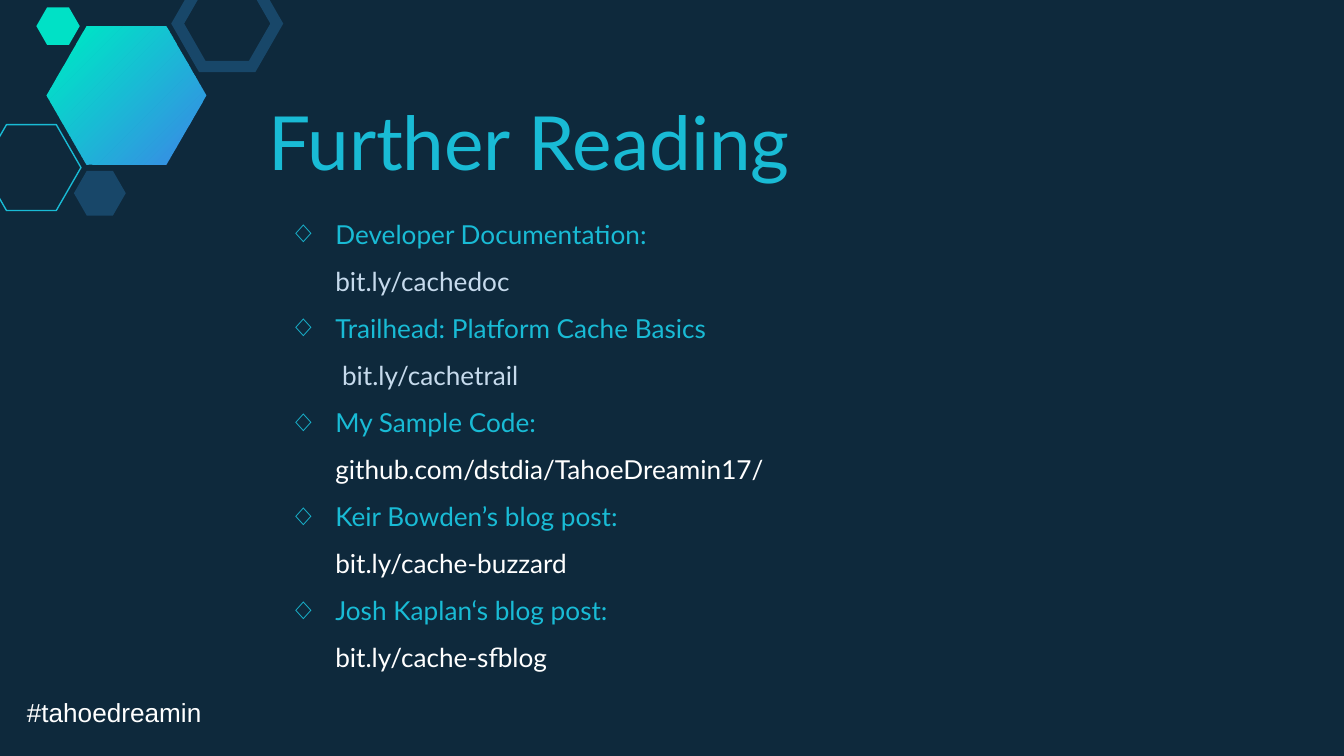
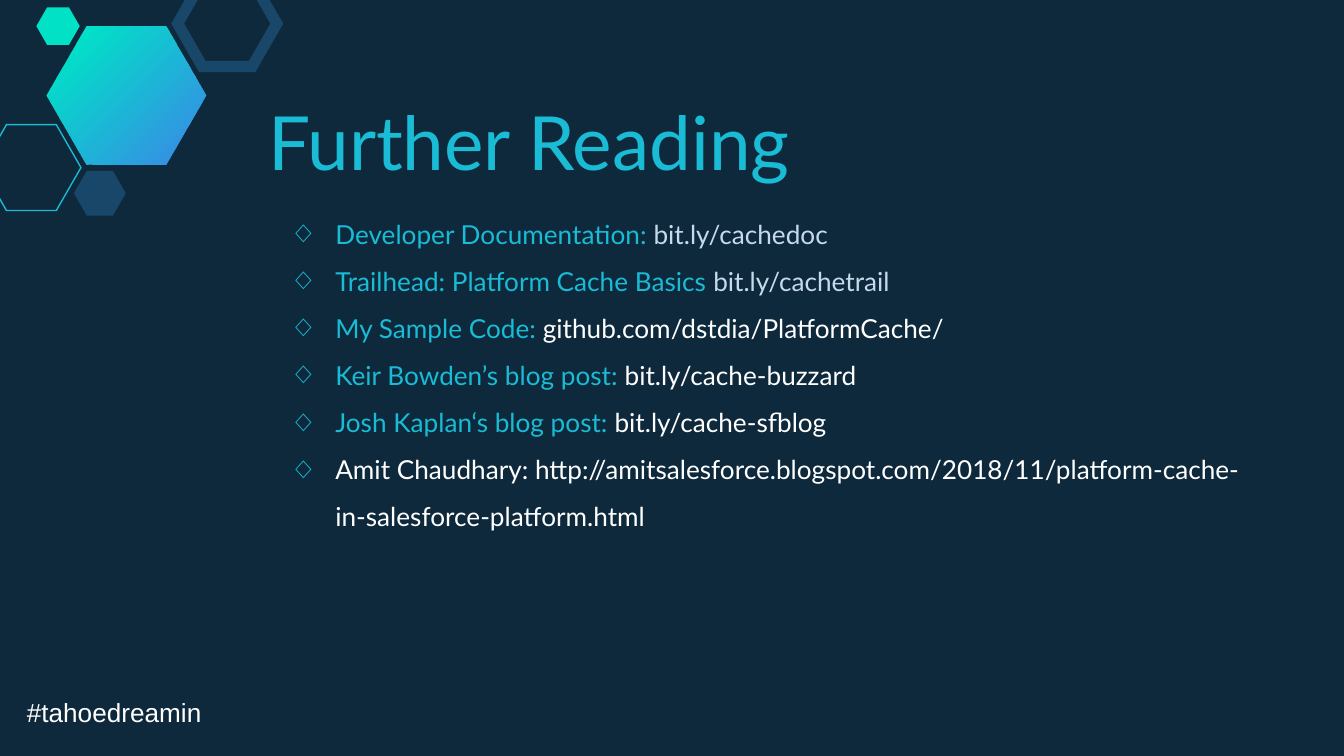
Before and after one commit to dstdia/PlatformCache, a slide deck: slide 28 of Tahoe Dreamin Platform Cache.pptx. Drawn at 1344x756 pixels with LibreOffice and Linux fonts; fonts in the diff are those of the drawing; background and template pictures are left out. Boxes give left, top, right and bottom in pixels: in the first picture for what was removed or moved away, otherwise in the second. Text is boxed around its words. In the diff, an @@ line names an element or a change of style, - is before the commit and + after.

Commit message:
Updates for CzechDreamin' 19.

```diff
--- a/Tahoe Dreamin Platform Cache.pptx
+++ b/Tahoe Dreamin Platform Cache.pptx
@@ text at (335, 318, 944, 343): text changed @@
-◇ My Sample Code:
-  github.com/dstdia/TahoeDreamin17/
+◇ My Sample Code: github.com/dstdia/PlatformCache/
@@ text at (335, 459, 1239, 531): paragraph added @@
+◇ Amit Chaudhary: http://amitsalesforce.blogspot.com/2018/11/platform-cache-in-salesforce-platform.html
```
Also in this commit, not shown: 32 other files.
